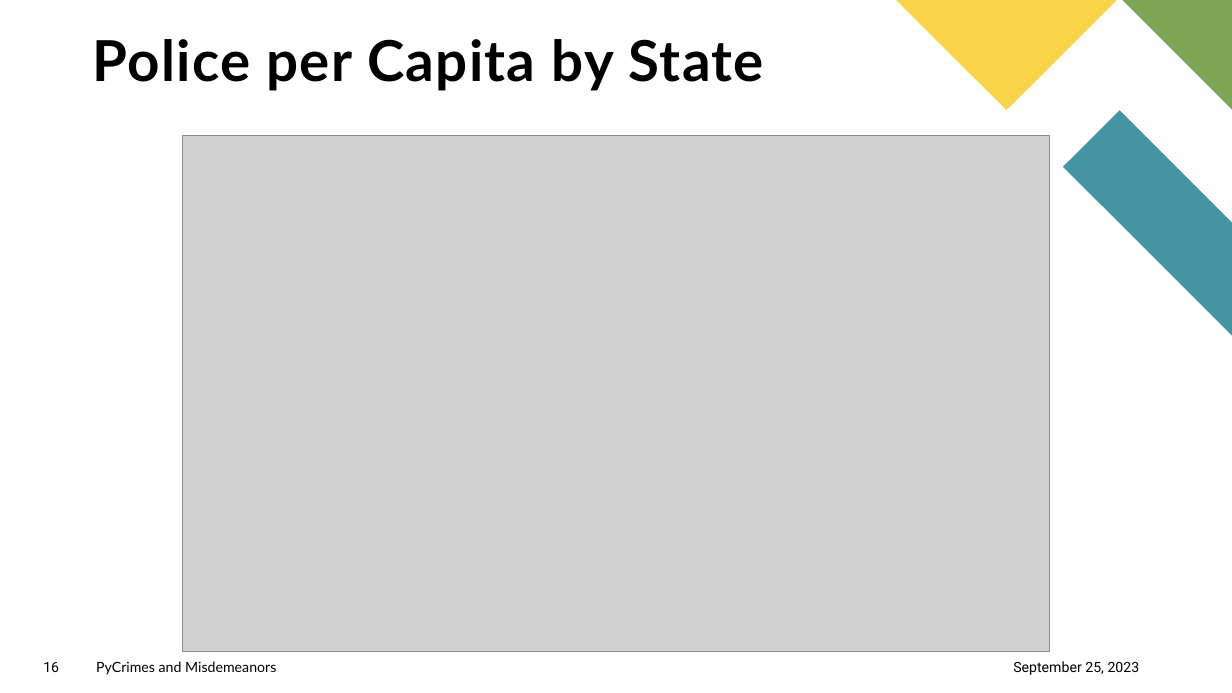
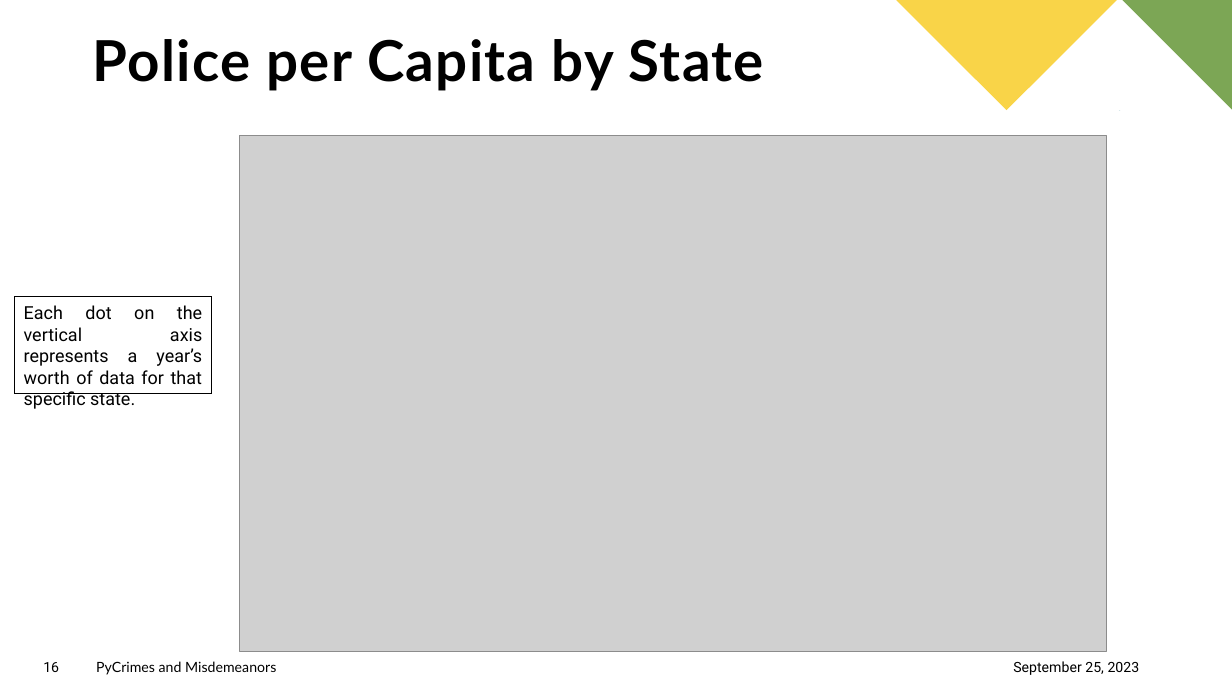
Before and after one commit to S-Bonillas/P1-PyCrimes_and_Misdemeanors, a slide deck: slide 16 of PyCrimes_Final/PyCrimes_Presentation.pptx. Drawn at 1232x693 pixels with LibreOffice and Linux fonts; fonts in the diff are those of the drawing; grey boxes stand for pictures. Boxes give left, top, right and bottom in pixels: in the first picture for what was removed or moved away, otherwise in the second. Text is boxed around its words. In the diff, an @@ line names an element or a change of style, - is before the commit and + after.

```diff
--- a/PyCrimes_Final/PyCrimes_Presentation.pptx
+++ b/PyCrimes_Final/PyCrimes_Presentation.pptx
@@ rectangle added at [1050, 110, 1232, 409], fill #FFFFFF @@
@@ picture: place and size @@
-picture at [182, 136, 1049, 652]
+picture at [239, 136, 1106, 652]
@@ rectangle added at [15, 297, 212, 393], outline #000000 0.75 pt, 14 pt, text #000000 @@
+Each dot on the vertical axis represents a year’s worth of data for that specific state.
```
Also in this commit, not shown: 3 other slides changed, 1 other file.
